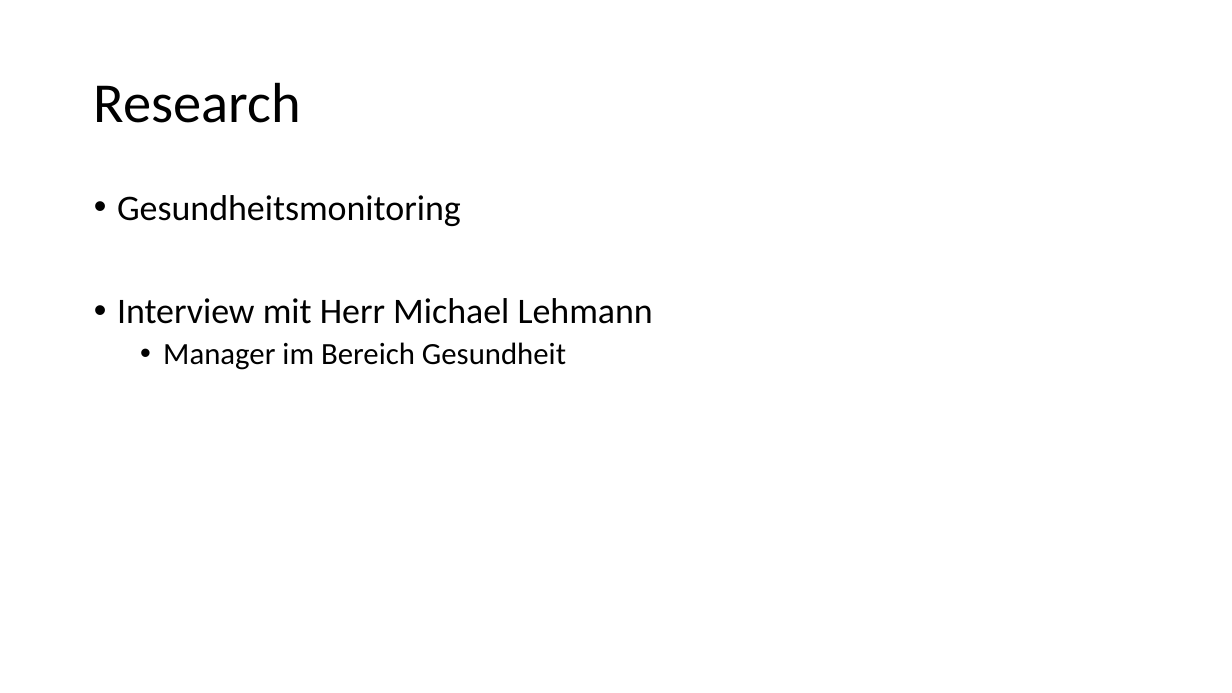
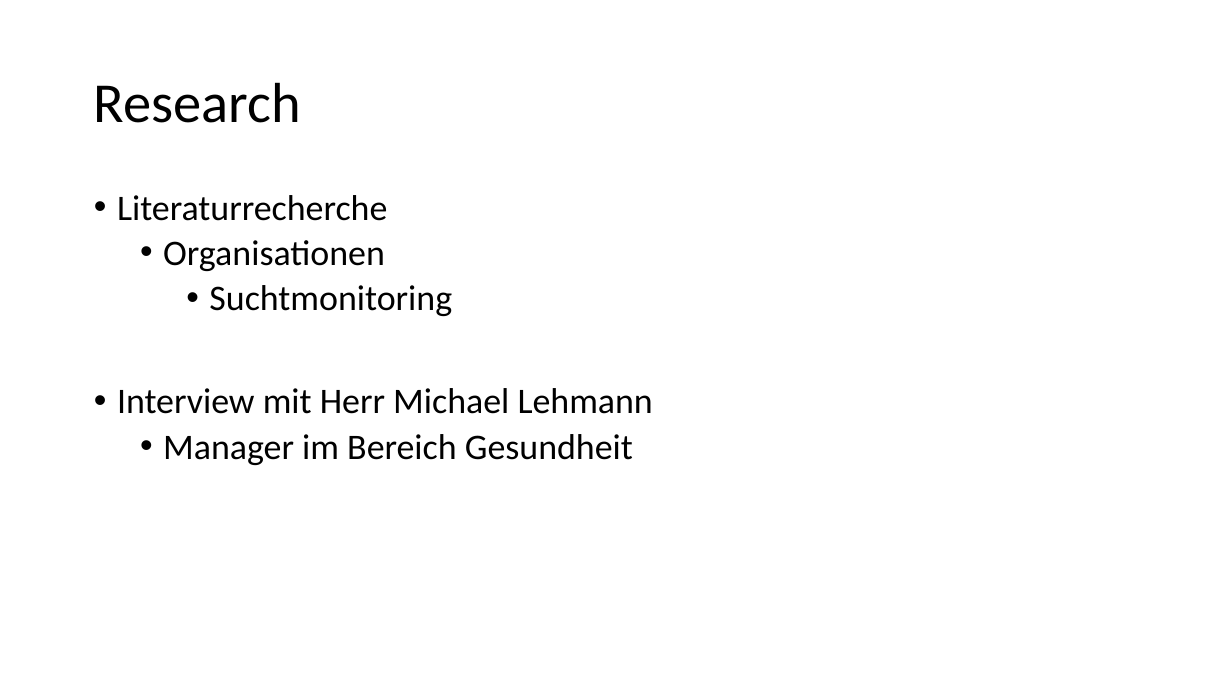
Before and after one commit to tomia1/ch.bfh.btx8081.w2016.red, a slide deck: slide 4 of doc/task3/red_task3.pptx. Drawn at 1232x693 pixels with LibreOffice and Linux fonts; fonts in the diff are those of the drawing. Boxes give left, top, right and bottom in pixels: in the first picture for what was removed or moved away, otherwise in the second. Text is boxed around its words. In the diff, an @@ line names an element or a change of style, - is before the commit and + after.

```diff
--- a/doc/task3/red_task3.pptx
+++ b/doc/task3/red_task3.pptx
@@ text at (117,195,452,316): text changed @@
-• Gesundheitsmonitoring
+• Literaturrecherche
+  • Organisationen
+    • Suchtmonitoring
@@ text at (163,434,633,465): size 24 to 28 pt in "Manager im Bereich Gesundheit" @@
```
